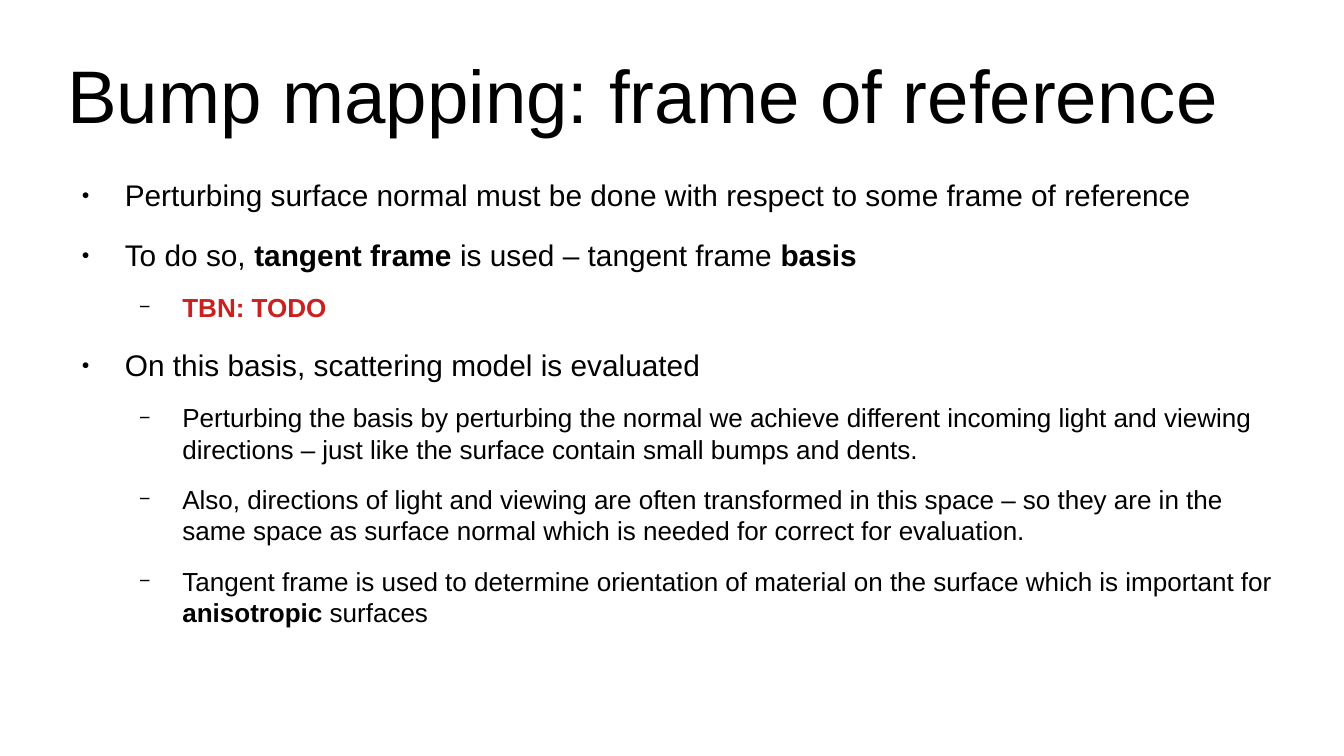
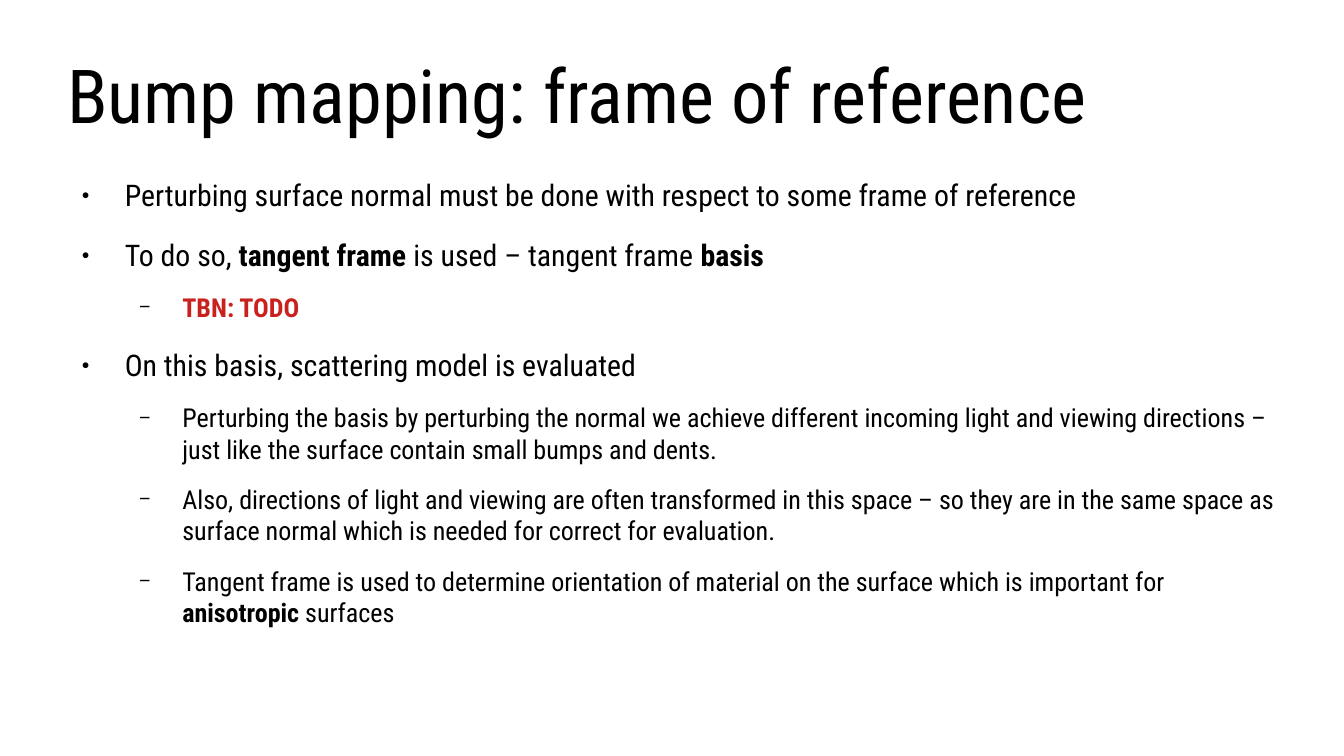
Before and after one commit to lorentzo/IntroductionToComputerGraphics, a slide deck: slide 66 of lectures/3_foundations_3d_scene/3_2_2_3D_models_material.odp. Drawn at 1344x756 pixels with LibreOffice and Linux fonts; fonts in the diff are those of the drawing. Boxes give left, top, right and bottom in pixels: in the first picture for what was removed or moved away, otherwise in the second. Text is boxed around its words. In the diff, an @@ line names an element or a change of style, - is before the commit and + after.

Commit message:
3d scene, material

```diff
--- a/lectures/3_foundations_3d_scene/3_2_2_3D_models_material.odp
+++ b/lectures/3_foundations_3d_scene/3_2_2_3D_models_material.odp
@@ title "Bump mapping: frame of reference" at <box>67,66,1086,139</box>: font Arial to Roboto Condensed @@
@@ text "Perturbing surface normal must be ..." at <box>125,183,1273,628</box>: font Arial to Roboto Condensed @@
```
Also in this commit, not shown: 3 slides added, 2 slides removed, 3 other files.
